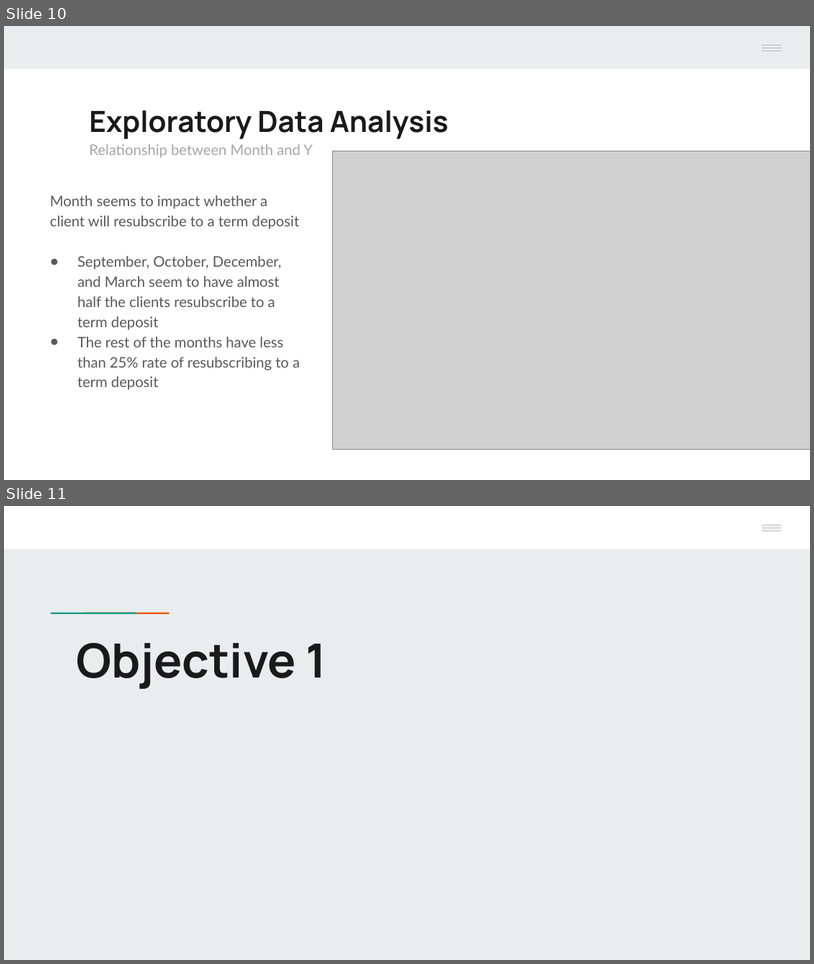
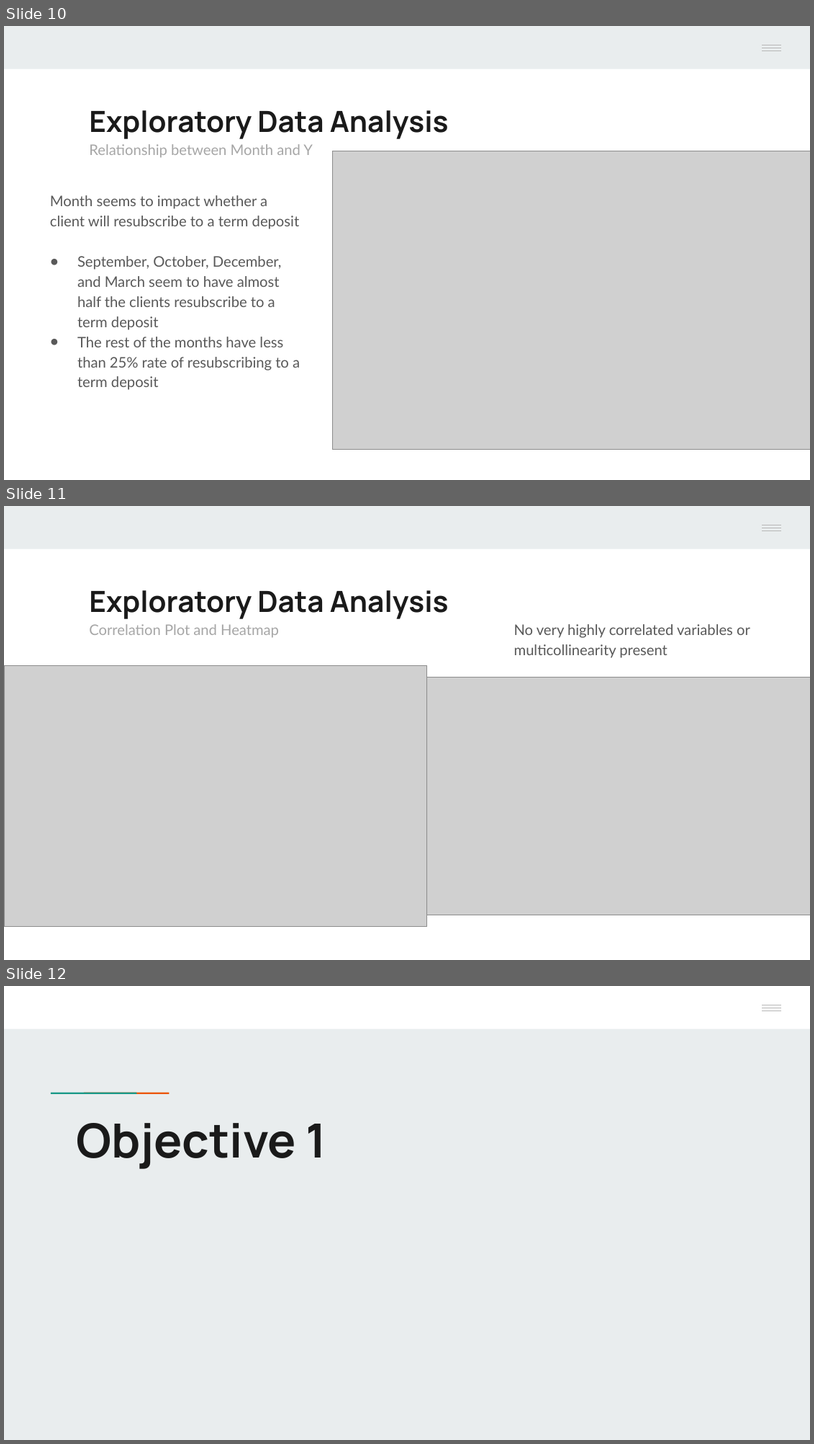
Before and after one commit to Mr-Chang95/Bank-Marketing-Analysis-Logistic-Regression, a slide deck: Project2_Chang_Craus_Yule.pptx. Shown one above the other, each under a label of ours: slides 10 and 11 before the commit, slides 10, 11 and 12 after it. The pictures are 814x964 and 814x1444 pixels, drawn with LibreOffice and Linux fonts; fonts in the diff are those of the drawing; grey boxes stand for pictures; background and template pictures are left out. Boxes give left, top, right and bottom in pixels: in the first picture for what was removed or moved away, otherwise in the second. Text is boxed around its words. In the diff, an @@ line names an element or a change of style, - is before the commit and + after.

Commit message:
Update EDA on ppt

```diff
--- a/Project2_Chang_Craus_Yule.pptx
+++ b/Project2_Chang_Craus_Yule.pptx
@@ slide 11 added at [4,506,810,960], background #FFFFFF; not listed: 5 template elements that a slide beside it also shows @@
@@ text added at [89,590,449,638], 13 pt, text #A6A6A6 @@
+Exploratory Data Analysis
+Correlation Plot and Heatmap
@@ text added at [514,624,751,658], 13 pt, text #595959 @@
+No very highly correlated variables or multicollinearity present
@@ picture added at [4,666,427,927] @@
@@ picture added at [427,677,810,915] @@
@@ what was slide 11 is now slide 12 @@
```
